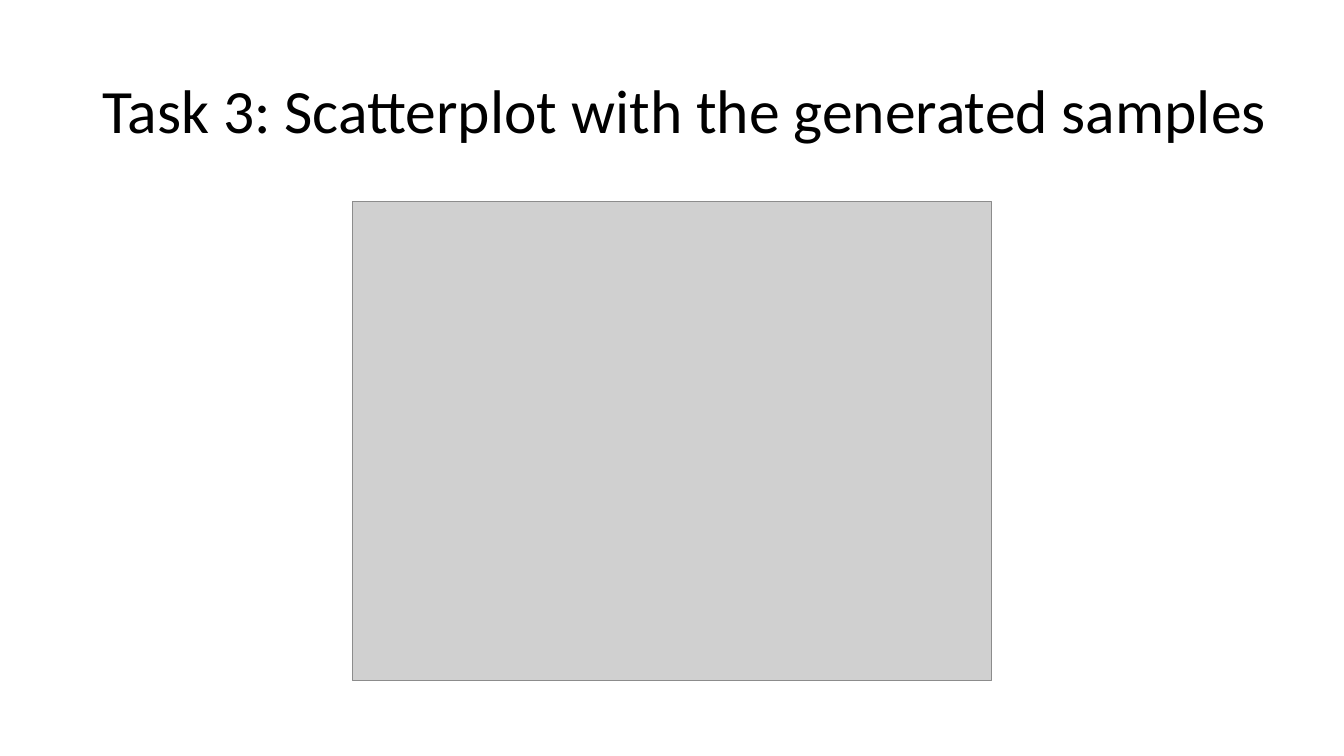
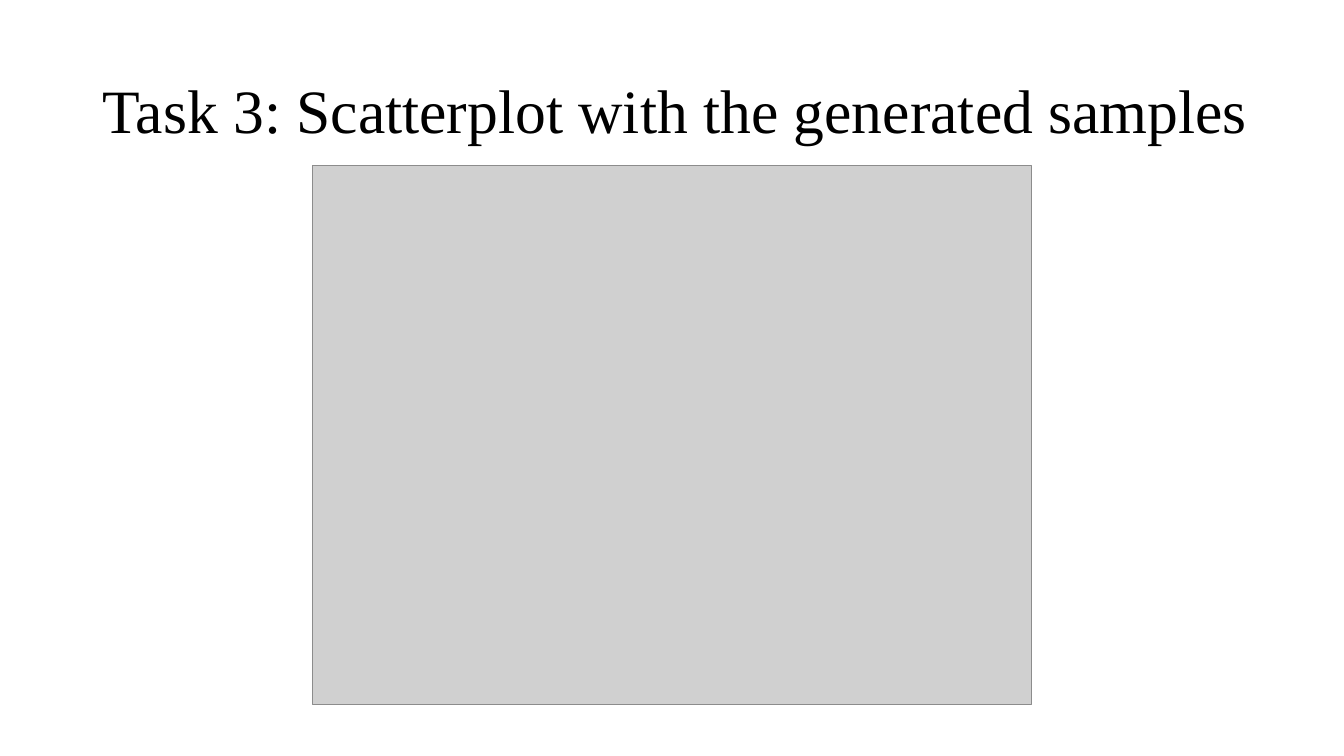
Before and after one commit to MikkoNaerhi/PoliticalPartyPCA-DimensionReduction, a slide deck: slide 9 of Presentation.pptx. Drawn at 1344x756 pixels with LibreOffice and Linux fonts; fonts in the diff are those of the drawing; grey boxes stand for pictures. Boxes give left, top, right and bottom in pixels: in the first picture for what was removed or moved away, otherwise in the second. Text is boxed around its words. In the diff, an @@ line names an element or a change of style, - is before the commit and + after.

```diff
--- a/Presentation.pptx
+++ b/Presentation.pptx
@@ title "Task 3: Scatterplot with the ..." at bbox=[102, 90, 1247, 144]: font Calibri to Times New Roman @@
@@ picture: place and size @@
-picture at bbox=[352, 202, 991, 682]
+picture at bbox=[313, 165, 1031, 705]
```
Also in this commit, not shown: 14 other slides changed, 1 slide removed.
